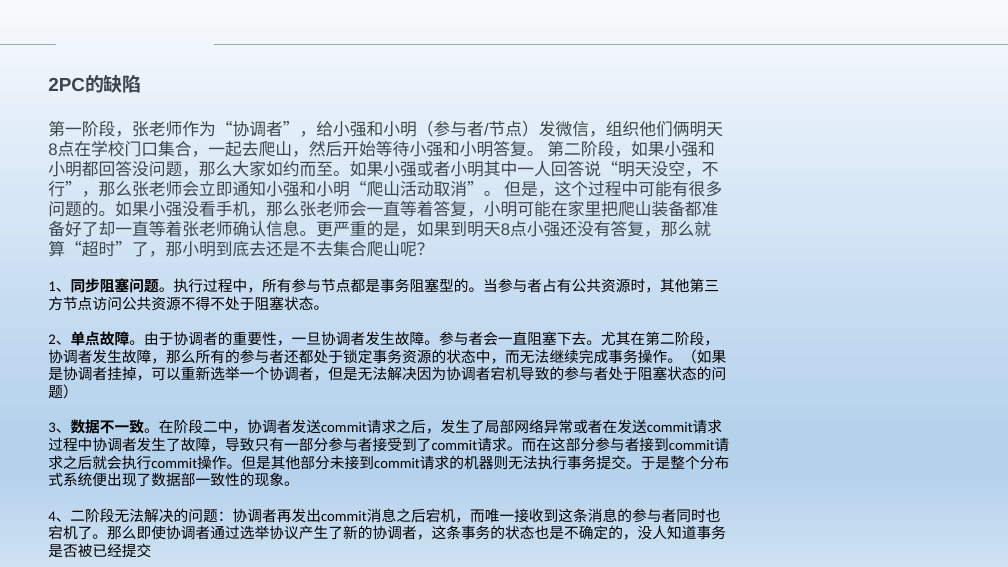
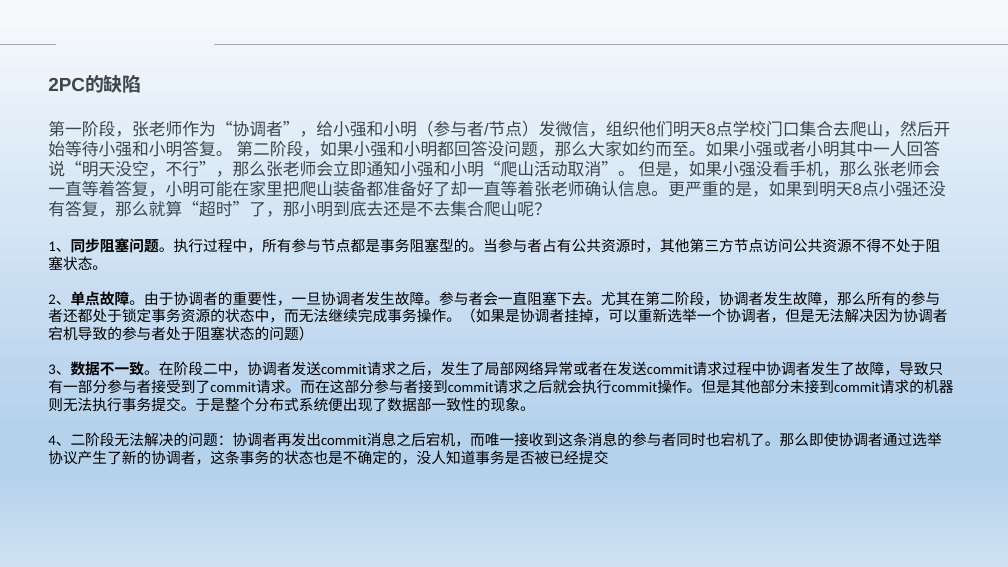
Before and after one commit to Heffie199/zhao_Note, a slide deck: slide 16 of 分布式事务的解决方案 .pptx. Drawn at 1008x567 pixels with LibreOffice and Linux fonts; fonts in the diff are those of the drawing; background and template pictures are left out. Boxes give left, top, right and bottom in pixels: in the first picture for what was removed or moved away, otherwise in the second. Text is boxed around its words. In the diff, an @@ line names an element or a change of style, - is before the commit and + after.

```diff
--- a/分布式事务的解决方案 .pptx
+++ b/分布式事务的解决方案 .pptx
@@ text at box(48, 121, 950, 217): text changed @@
-第一阶段，张老师作为“协调者”，给小强和小明（参与者/节点）发微信，组织他们俩明天8点在学校门口集合，一起去爬山，然后开始等待小强和小明答复。 第二阶段，如果小强和小明都回答没问题，那么大家如约而至。如果小强或者小明其中一人回答说“明天没空，不行”，那么张老师会立即通知小强和小明“爬山活动取消”。 但是，这个过程中可能有很多问题的。如果小强没看手机，那么张老师会一直等着答复，小明可能在家里把爬山装备都准备好了却一直等着张老师确认信息。更严重的是，如果到明天8点小强还没有答复，那么就算“超时”了，那小明到底去还是不去集合爬山呢？
+第一阶段，张老师作为“协调者”，给小强和小明（参与者/节点）发微信，组织他们明天8点学校门口集合去爬山，然后开始等待小强和小明答复。 第二阶段，如果小强和小明都回答没问题，那么大家如约而至。如果小强或者小明其中一人回答说“明天没空，不行”，那么张老师会立即通知小强和小明“爬山活动取消”。 但是，如果小强没看手机，那么张老师会一直等着答复，小明可能在家里把爬山装备都准备好了却一直等着张老师确认信息。更严重的是，如果到明天8点小强还没有答复，那么就算“超时”了，那小明到底去还是不去集合爬山呢？
```
Also in this commit, not shown: 11 other slides changed, 2 other files.
